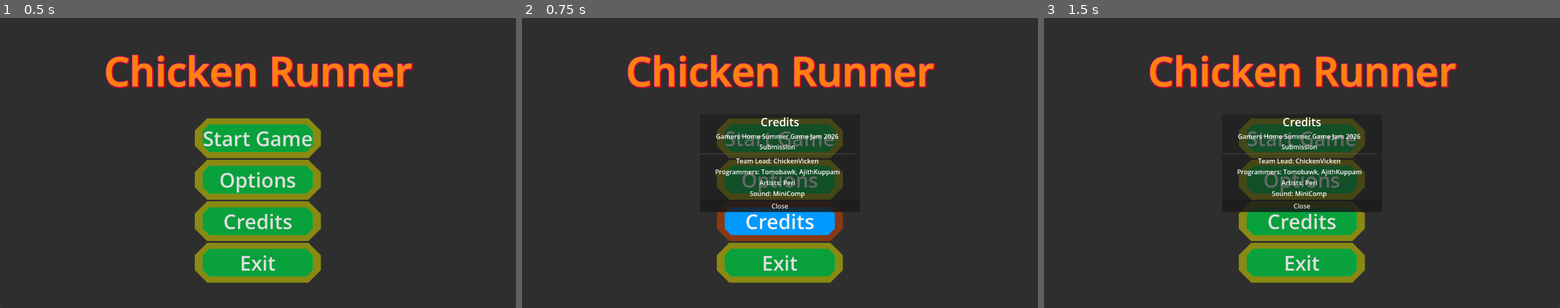
Above: before the commit, frames 1-3 (left to right).
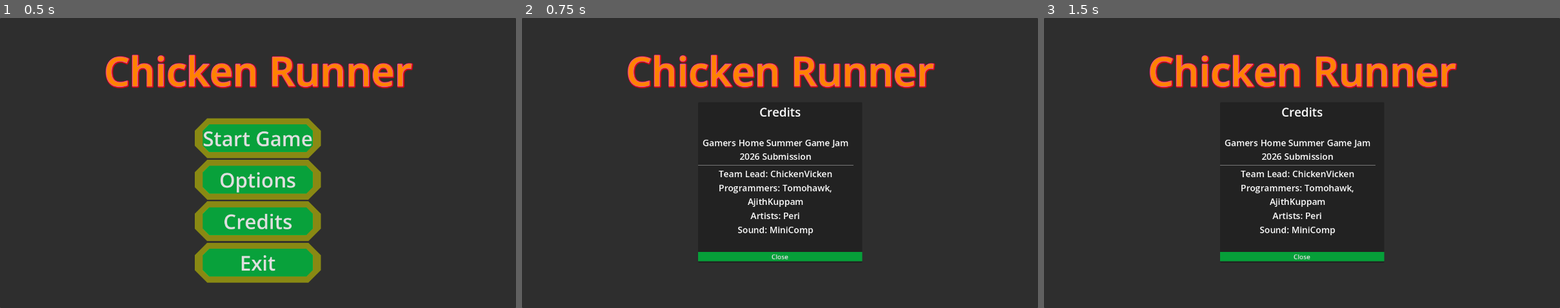
Above: after the commit, the same moments.

Repository: Tomohawk35/ChickenRunner
Game: Godot game, scene res://main_scenes/main_menu/main_menu.tscn
The game is run twice, just before and just after one commit, with the same random seed, the same clock (stepped at 60 frames per second) and the same inputs.
Inputs (mouse positions are in pixels of both pictures, inside the frame that each line leads up to):
- Up to frame 1 (0.5 s): no input
- Up to frame 2 (0.75 s): click "Credits" at 0.5 s
- Up to frame 3 (1.5 s): click (1302, 136) at 1.25 s, where only the run before the commit has a clickable "Start Game"

Frame 1 is identical in both runs. In frame 2, 12% of the frame differs, in the area x 34-66%, y 30-92%; in frame 3, 12%.

Commit message:
Credits UI update
Made changes to the code to reduce the alpha value of the options when the Credits button is pressed, making the credits screen clearer and easier to view.

Diff:
--- a/chicken-runner/cloud/cloud.gd
+++ b/chicken-runner/cloud/cloud.gd
@@ -9,24 +9,14 @@
 @onready var shadow_zone: Area2D = $ShadowZone
 
 func _ready() -> void:
-	#var offset_y = ground_y - global_position.y
-	#shadow_visual.position.y = offset_y
-	#shadow_zone.position.y = offset_y
 	shadow_zone.body_entered.connect(_on_shadow_zone_body_entered)
 	shadow_zone.body_exited.connect(_on_shadow_zone_body_exited)
-	#set_direction(Vector2.RIGHT if move_right else Vector2.LEFT)
 
 func _physics_process(delta: float) -> void:
 	super(delta)
 
 func _process(delta: float) -> void:
 	super(delta)
-	#var dir = 1 if move_right else -1
-	#position.x += speed * dir * delta
-	#if position.x > wrap_width:
-		#position.x = -wrap_width
-	#elif position.x < -wrap_width:
-		#position.x = wrap_width
 
 func _on_shadow_zone_body_entered(body: Node2D) -> void:
 	if body is Chicken:
--- a/chicken-runner/main_scenes/main_menu/main_menu.gd
+++ b/chicken-runner/main_scenes/main_menu/main_menu.gd
@@ -9,6 +9,7 @@
 @onready var options_button: Button = %OptionsButton
 @onready var exit_button: Button = %ExitButton
 @onready var credits_button: Button = %CreditsButton
+@onready var v_box_container: VBoxContainer = $Panel/VBoxContainer/VBoxContainer
 
 @onready var credits_panel: PanelContainer = %CreditsPanel
 @onready var close_button: Button = %CloseButton
@@ -39,6 +40,7 @@
 
 func _on_credits_button_pressed() -> void:
 	AudioManager.play_button_click_sound()
+	v_box_container.modulate.a = 0.0
 	credits_panel.show()
 
 func _on_exit_button_pressed() -> void:
@@ -48,6 +50,6 @@
 func _on_close_button_pressed() -> void:
 	AudioManager.play_button_click_sound()
 	credits_panel.hide()
-
+	v_box_container.modulate.a = 1.0
 func _on_button_hover() -> void:
 	AudioManager.play_button_hover_sound()
--- a/chicken-runner/main_scenes/main_menu/main_menu.tscn
+++ b/chicken-runner/main_scenes/main_menu/main_menu.tscn
@@ -37,6 +37,12 @@
 corner_radius_bottom_left = 30
 corner_detail = 1
 
+[sub_resource type="StyleBoxFlat" id="StyleBoxFlat_y8l6a"]
+bg_color = Color(0, 0.7254902, 0.24313726, 0.827451)
+
+[sub_resource type="StyleBoxFlat" id="StyleBoxFlat_q7aam"]
+bg_color = Color(0, 0.6, 1, 1)
+
 [node name="MainMenu" type="Control" unique_id=1235246227]
 layout_mode = 3
 anchors_preset = 15
@@ -118,10 +124,10 @@
 anchor_top = 0.5
 anchor_right = 0.5
 anchor_bottom = 0.5
-offset_left = -198.5
-offset_top = -42.5
-offset_right = 198.5
-offset_bottom = 42.5
+offset_left = -203.0
+offset_top = -151.0
+offset_right = 204.0
+offset_bottom = 248.0
 grow_horizontal = 2
 grow_vertical = 2
 
@@ -130,11 +136,12 @@
 
 [node name="VBoxContainer" type="VBoxContainer" parent="CreditsPanel/MarginContainer" unique_id=1519289530]
 layout_mode = 2
+theme_override_constants/separation = 40
 alignment = 1
 
 [node name="Label" type="Label" parent="CreditsPanel/MarginContainer/VBoxContainer" unique_id=1650732432]
 layout_mode = 2
-theme_override_font_sizes/font_size = 28
+theme_override_font_sizes/font_size = 30
 text = "Credits"
 horizontal_alignment = 1
 
@@ -152,6 +159,7 @@
 [node name="Label" type="Label" parent="CreditsPanel/MarginContainer/VBoxContainer/ScrollContainer/VBoxContainer" unique_id=1777895057]
 custom_minimum_size = Vector2(128, 0)
 layout_mode = 2
+theme_override_font_sizes/font_size = 22
 text = "Gamers Home Summer Game Jam 2026 Submission"
 horizontal_alignment = 1
 autowrap_mode = 2
@@ -162,6 +170,7 @@
 [node name="Label2" type="Label" parent="CreditsPanel/MarginContainer/VBoxContainer/ScrollContainer/VBoxContainer" unique_id=2063876521]
 custom_minimum_size = Vector2(128, 0)
 layout_mode = 2
+theme_override_font_sizes/font_size = 22
 text = "Team Lead: ChickenVicken"
 horizontal_alignment = 1
 autowrap_mode = 2
@@ -169,6 +178,7 @@
 [node name="Label3" type="Label" parent="CreditsPanel/MarginContainer/VBoxContainer/ScrollContainer/VBoxContainer" unique_id=831178719]
 custom_minimum_size = Vector2(128, 0)
 layout_mode = 2
+theme_override_font_sizes/font_size = 22
 text = "Programmers: Tomohawk, AjithKuppam"
 horizontal_alignment = 1
 autowrap_mode = 2
@@ -176,6 +186,7 @@
 [node name="Label4" type="Label" parent="CreditsPanel/MarginContainer/VBoxContainer/ScrollContainer/VBoxContainer" unique_id=849816256]
 custom_minimum_size = Vector2(128, 0)
 layout_mode = 2
+theme_override_font_sizes/font_size = 22
 text = "Artists: Peri"
 horizontal_alignment = 1
 autowrap_mode = 2
@@ -183,6 +194,7 @@
 [node name="Label5" type="Label" parent="CreditsPanel/MarginContainer/VBoxContainer/ScrollContainer/VBoxContainer" unique_id=458734261]
 custom_minimum_size = Vector2(128, 0)
 layout_mode = 2
+theme_override_font_sizes/font_size = 22
 text = "Sound: MiniComp"
 horizontal_alignment = 1
 autowrap_mode = 2
@@ -210,4 +222,6 @@
 [node name="CloseButton" type="Button" parent="CreditsPanel/MarginContainer/VBoxContainer" unique_id=907908448]
 unique_name_in_owner = true
 layout_mode = 2
+theme_override_styles/normal = SubResource("StyleBoxFlat_y8l6a")
+theme_override_styles/hover = SubResource("StyleBoxFlat_q7aam")
 text = "Close"
